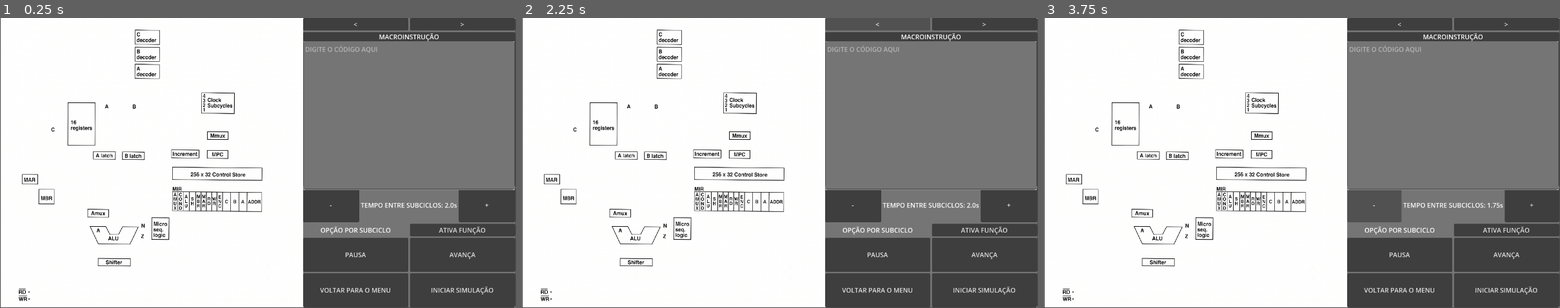
Above: before the commit, frames 1-3 (left to right).
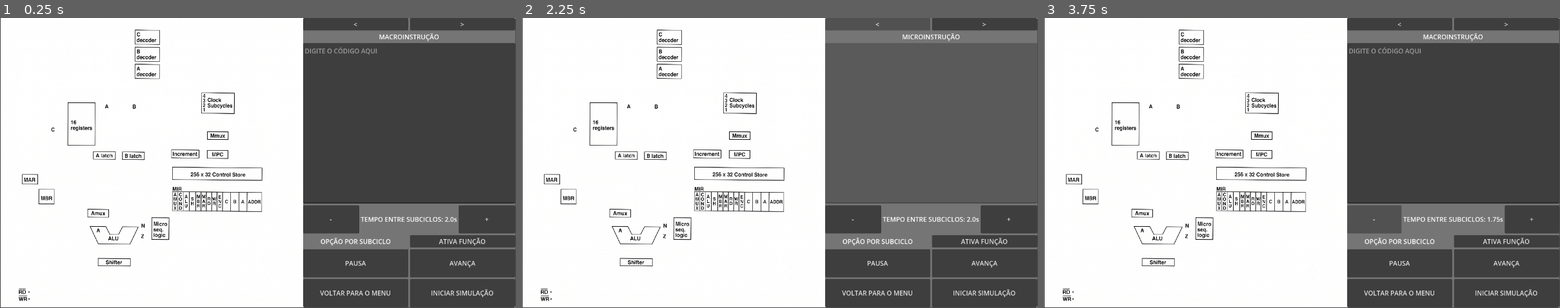
Above: after the commit, the same moments.

Repository: RodriWagner/Projeto-Arquitetura-de-Computadores-Vinod
Game: Godot game, scene res://Cenas/Cenas de lógica interna/main.tscn
The game is run twice, just before and just after one commit, with the same random seed, the same clock (stepped at 60 frames per second) and the same inputs.
Inputs:
- Up to frame 1 (0.25 s): no input
- Up to frame 2 (2.25 s): click "INICIAR SIMULAÇÃO" at 0.5 s; click "INICIAR SIMULAÇÃO" at 1.25 s; click "<" at 2 s
- Up to frame 3 (3.75 s): click ">" at 2.75 s; click "-" at 3.5 s

The runs differ from the first frame. In frame 1, 26% of the frame differs, in the area x 58-100%, y 4-97%; in frame 2, 27%; in frame 3, 26%.
Error in both runs: Invalid access to property or key 'MIR' on a base object of type 'Dictionary[String, ComponenteBase]'. (res://Scripts/ScriptsLogicaInterna/gerenciador.gd:31)

Commit message:
FIZ DE NOVO

Diff:
--- a/projeto-vinod/Cenas/Cenas UI/control.tscn
+++ b/projeto-vinod/Cenas/Cenas UI/control.tscn
@@ -3,6 +3,7 @@
 [ext_resource type="Texture2D" uid="uid://c7ucp1ko1p0p8" path="res://Imagens/imagem processador.png" id="1_jmrqb"]
 [ext_resource type="Script" uid="uid://bx30tptdlv2px" path="res://Scripts/ScriptsUI/Interface.gd" id="1_loqao"]
 [ext_resource type="Texture2D" uid="uid://cx04hw2qsveih" path="res://Imagens/processador sem fio.png" id="2_loqao"]
+[ext_resource type="Script" uid="uid://d1deiaevcxc5e" path="res://Scripts/ScriptsUI/controla_visibilidade.gd" id="4_4jskr"]
 
 [sub_resource type="StyleBoxFlat" id="StyleBoxFlat_uchyk"]
 bg_color = Color(1, 1, 1, 1)
@@ -15,7 +16,7 @@
 grow_horizontal = 2
 grow_vertical = 2
 script = ExtResource("1_loqao")
-leitor_de_texto = NodePath("PanelContainer/HBoxContainer/Botões e Texto/PanelContainer2/VBoxContainer/PanelContainer/CanvasLayer/ColorRect/codigo_macro")
+leitor_de_texto = NodePath("PanelContainer/HBoxContainer/Botões e Texto/PanelContainer2/VBoxContainer/controla_visibilidade/macroinstrucao/codigo_macro")
 velocidade_label = NodePath("PanelContainer/HBoxContainer/Botões e Texto/PanelContainer2/VBoxContainer/HBoxContainer2/Label")
 
 [node name="PanelContainer" type="PanelContainer" parent="." unique_id=2071102827]
@@ -78,36 +79,53 @@
 size_flags_vertical = 3
 text = ">"
 
-[node name="PanelContainer" type="PanelContainer" parent="PanelContainer/HBoxContainer/Botões e Texto/PanelContainer2/VBoxContainer" unique_id=217875517]
+[node name="controla_visibilidade" type="Control" parent="PanelContainer/HBoxContainer/Botões e Texto/PanelContainer2/VBoxContainer" unique_id=1004069146 node_paths=PackedStringArray("MacroInstrucao", "MicroInstrucao")]
 layout_mode = 2
 size_flags_vertical = 3
-size_flags_stretch_ratio = 4.58
+size_flags_stretch_ratio = 6.12
+script = ExtResource("4_4jskr")
+MacroInstrucao = NodePath("macroinstrucao")
+MicroInstrucao = NodePath("microinstrucao")
 
-[node name="Label" type="Label" parent="PanelContainer/HBoxContainer/Botões e Texto/PanelContainer2/VBoxContainer/PanelContainer" unique_id=1999796614]
+[node name="macroinstrucao" type="VBoxContainer" parent="PanelContainer/HBoxContainer/Botões e Texto/PanelContainer2/VBoxContainer/controla_visibilidade" unique_id=57218423]
+layout_mode = 1
+anchors_preset = 15
+anchor_right = 1.0
+anchor_bottom = 1.0
+grow_horizontal = 2
+grow_vertical = 2
+
+[node name="Label" type="Label" parent="PanelContainer/HBoxContainer/Botões e Texto/PanelContainer2/VBoxContainer/controla_visibilidade/macroinstrucao" unique_id=1999796614]
 layout_mode = 2
 size_flags_horizontal = 4
 size_flags_vertical = 0
 text = "MACROINSTRUÇÃO"
 
-[node name="CanvasLayer" type="CanvasLayer" parent="PanelContainer/HBoxContainer/Botões e Texto/PanelContainer2/VBoxContainer/PanelContainer" unique_id=478432949]
+[node name="codigo_macro" type="TextEdit" parent="PanelContainer/HBoxContainer/Botões e Texto/PanelContainer2/VBoxContainer/controla_visibilidade/macroinstrucao" unique_id=674906271]
+layout_mode = 2
+size_flags_vertical = 3
+placeholder_text = "DIGITE O CÓDIGO AQUI"
 
-[node name="ColorRect" type="ColorRect" parent="PanelContainer/HBoxContainer/Botões e Texto/PanelContainer2/VBoxContainer/PanelContainer/CanvasLayer" unique_id=1534547524]
-anchors_preset = -1
-anchor_left = 0.58900005
-anchor_top = 0.081
-anchor_right = 0.99700004
-anchor_bottom = 0.59300005
-offset_left = -0.88012695
-offset_top = -0.48000336
-offset_right = -0.2401123
-offset_bottom = -0.44006348
-
-[node name="codigo_macro" type="TextEdit" parent="PanelContainer/HBoxContainer/Botões e Texto/PanelContainer2/VBoxContainer/PanelContainer/CanvasLayer/ColorRect" unique_id=674906271]
+[node name="microinstrucao" type="VBoxContainer" parent="PanelContainer/HBoxContainer/Botões e Texto/PanelContainer2/VBoxContainer/controla_visibilidade" unique_id=1954092893]
+visible = false
 layout_mode = 1
-anchors_preset = -1
+anchors_preset = 15
 anchor_right = 1.0
 anchor_bottom = 1.0
-placeholder_text = "DIGITE O CÓDIGO AQUI"
+grow_horizontal = 2
+grow_vertical = 2
+
+[node name="Label" type="Label" parent="PanelContainer/HBoxContainer/Botões e Texto/PanelContainer2/VBoxContainer/controla_visibilidade/microinstrucao" unique_id=1981997528]
+layout_mode = 2
+size_flags_horizontal = 4
+size_flags_vertical = 2
+text = "MICROINSTRUÇÃO"
+
+[node name="codigo_micro" type="TextEdit" parent="PanelContainer/HBoxContainer/Botões e Texto/PanelContainer2/VBoxContainer/controla_visibilidade/microinstrucao" unique_id=1506595967]
+layout_mode = 2
+size_flags_vertical = 3
+size_flags_stretch_ratio = 16.69
+editable = false
 
 [node name="HBoxContainer2" type="HBoxContainer" parent="PanelContainer/HBoxContainer/Botões e Texto/PanelContainer2/VBoxContainer" unique_id=1813561386]
 layout_mode = 2
@@ -170,6 +188,8 @@
 size_flags_horizontal = 3
 text = "INICIAR SIMULAÇÃO"
 
+[connection signal="pressed" from="PanelContainer/HBoxContainer/Botões e Texto/PanelContainer2/VBoxContainer/HBoxContainer/seta_esq" to="PanelContainer/HBoxContainer/Botões e Texto/PanelContainer2/VBoxContainer/controla_visibilidade" method="_on_seta_esq_pressed"]
+[connection signal="pressed" from="PanelContainer/HBoxContainer/Botões e Texto/PanelContainer2/VBoxContainer/HBoxContainer/seta_dir" to="PanelContainer/HBoxContainer/Botões e Texto/PanelContainer2/VBoxContainer/controla_visibilidade" method="_on_seta_dir_pressed"]
 [connection signal="pressed" from="PanelContainer/HBoxContainer/Botões e Texto/PanelContainer2/VBoxContainer/HBoxContainer2/diminuir_vel" to="." method="_on_diminuir_vel_pressed"]
 [connection signal="pressed" from="PanelContainer/HBoxContainer/Botões e Texto/PanelContainer2/VBoxContainer/HBoxContainer2/aumentar_vel" to="." method="_on_aumentar_vel_pressed"]
 [connection signal="pressed" from="PanelContainer/HBoxContainer/Botões e Texto/PanelContainer2/VBoxContainer/HBoxContainer3/pausa" to="." method="_on_pausa_pressed"]
Renamed: projeto-vinod/Scripts/ScriptsUI/controla_visiblidade.gd -> projeto-vinod/Scripts/ScriptsUI/controla_visibilidade.gd
Not shown, added: projeto-vinod/Scripts/ScriptsUI/controla_visibilidade.gd.uid
Not shown, removed: projeto-vinod/Scripts/ScriptsUI/controla_visiblidade.gd.uid
